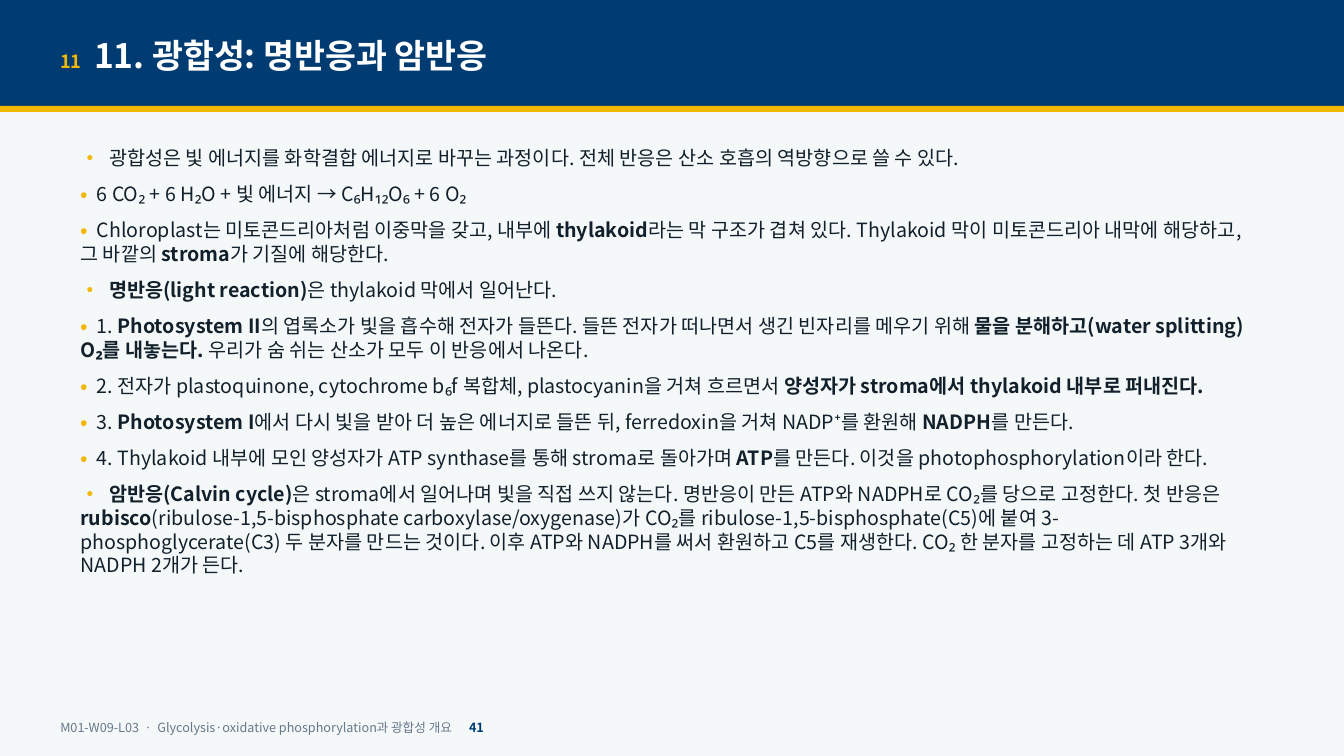
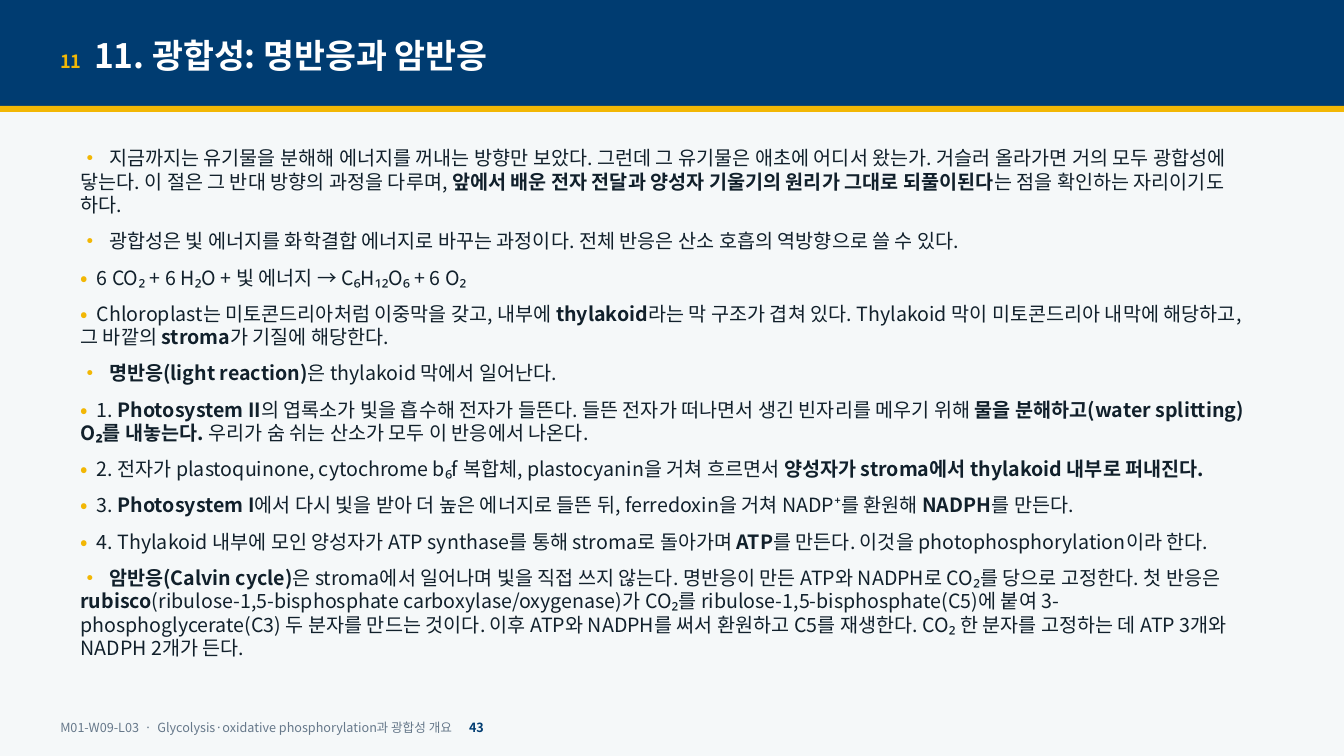
Before and after one commit to hoperiasd2/hoperiasd2.github.io, a slide deck: slide 43 of curriculum/M01/W09/L03/slides.pptx (slide 41 before the commit). Drawn at 1344x756 pixels with LibreOffice and Linux fonts; fonts in the diff are those of the drawing. Boxes give left, top, right and bottom in pixels: in the first picture for what was removed or moved away, otherwise in the second. Text is boxed around its words. In the diff, an @@ line names an element or a change of style, - is before the commit and + after.

```diff
--- a/curriculum/M01/W09/L03/slides.pptx
+++ b/curriculum/M01/W09/L03/slides.pptx
@@ text at <box>80,148,1225,214</box>: paragraph added @@
+• 지금까지는 유기물을 분해해 에너지를 꺼내는 방향만 보았다. 그런데 그 유기물은 애초에 어디서 왔는가. 거슬러 올라가면 거의 모두 광합성에 닿는다. 이 절은 그 반대 방향의 과정을 다루며, 앞에서 배운 전자 전달과 양성자 기울기의 원리가 그대로 되풀이된다는 점을 확인하는 자리이기도 하다.
@@ text at <box>60,721,484,735</box>: text changed @@
-M01-W09-L03 · Glycolysis·oxidative phosphorylation과 광합성 개요 41
+M01-W09-L03 · Glycolysis·oxidative phosphorylation과 광합성 개요 43
```
Also in this commit, not shown: 49 other slides changed, 2 slides added, 9 other files.
